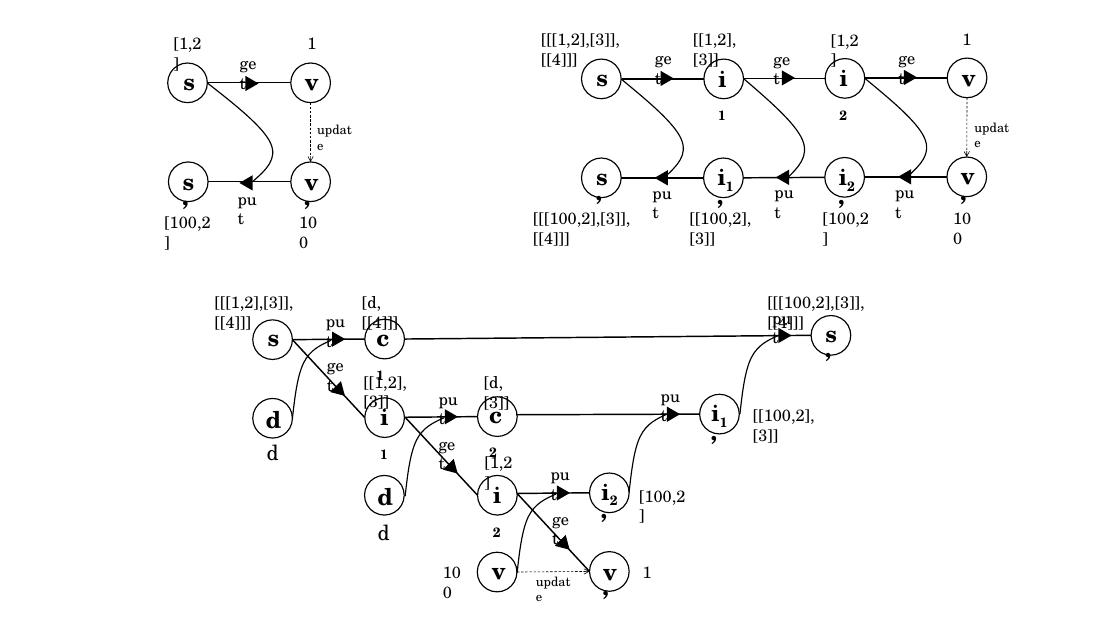
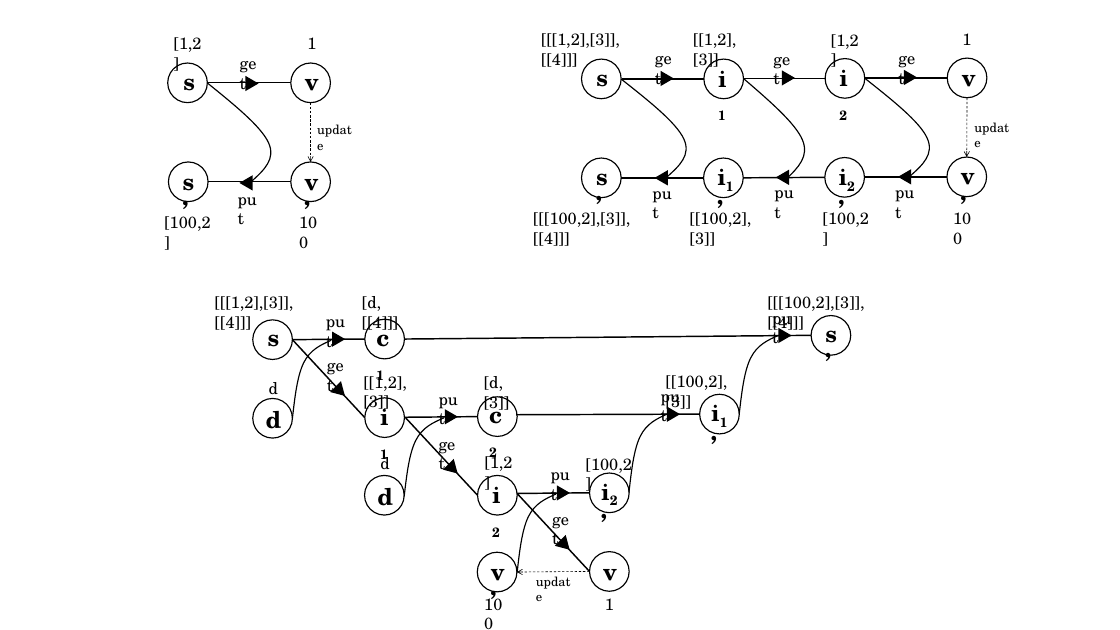
Before and after one commit to k-tsushima/pgs, a slide deck: slide 1 of paper/fig/fig.pptx. Drawn at 1120x630 pixels with LibreOffice and Linux fonts; fonts in the diff are those of the drawing. Boxes give left, top, right and bottom in pixels: in the first picture for what was removed or moved away, otherwise in the second. Text is boxed around its words. In the diff, an @@ line names an element or a change of style, - is before the commit and + after.

```diff
--- a/paper/fig/fig.pptx
+++ b/paper/fig/fig.pptx
@@ outline redrawn in 5 elements at [739, 335, 779, 413], [404, 418, 444, 496], [208, 83, 271, 181], [865, 78, 929, 176], [621, 79, 686, 177] @@
@@ text "d": place and size @@
-text "d" at [267, 444, 279, 461]
+text "d" at [269, 382, 278, 400]
@@ text "d" at [269, 382, 278, 400]: size 18 to 14 pt @@
@@ text "[[100,2],[3]]" rewrapped from [753, 409, 815, 443] to [666, 375, 728, 413] @@
@@ text "d" at [380, 453, 389, 469]: size 18 to 14 pt @@
@@ text "d": place and size @@
-text "d" at [378, 524, 390, 541]
+text "d" at [380, 453, 389, 469]
@@ text "[100,2]": place and size @@
-text "[100,2]" at [639, 490, 685, 505]
+text "[100,2]" at [586, 458, 632, 476]
@@ text "v’": place and size @@
-text "v’" at [603, 569, 617, 581]
+text "v’" at [491, 569, 505, 581]
@@ text "v": place and size @@
-text "v" at [492, 568, 506, 580]
+text "v" at [603, 569, 617, 581]
@@ text "100": place and size @@
-text "100" at [434, 559, 476, 587]
+text "100" at [476, 590, 518, 618]
@@ arrow moved from (517, 572) - (590, 571) to (590, 571) - (517, 572) @@
@@ text "1": place and size @@
-text "1" at [643, 566, 652, 578]
+text "1" at [605, 598, 614, 610]
```
Also in this commit, not shown: 6 other files.
